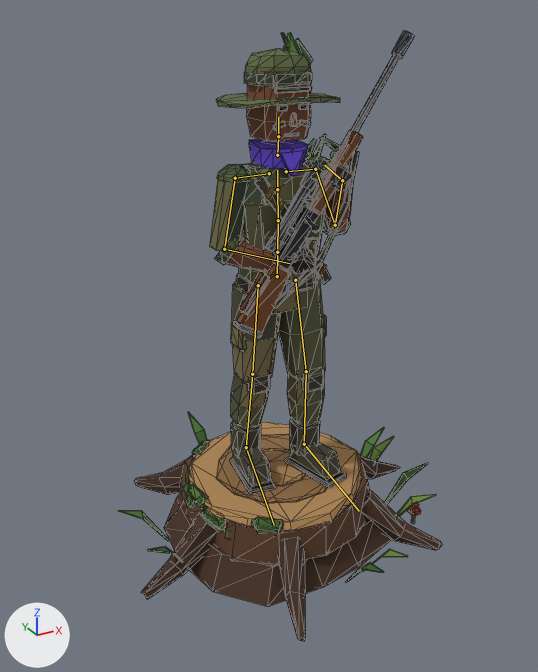
Before and after pictures for a commit that changed the glTF model web/public/models/sniper.glb.
The view is the same before and after, from a camera (50 mm lens) standing at (-1.51, -2.67, 2.05) and looking at (-0.05, -0.02, 0.72). Arrows for +X, +Y and +Z are at lower left; the lights stay in place. The first picture is the older version. The bones that change, and the others that lie on the model, are drawn over the model as lines. Mesh edges are drawn as thin lines.

Objects in the first picture: 'SniperBase', 'SniperBody'.
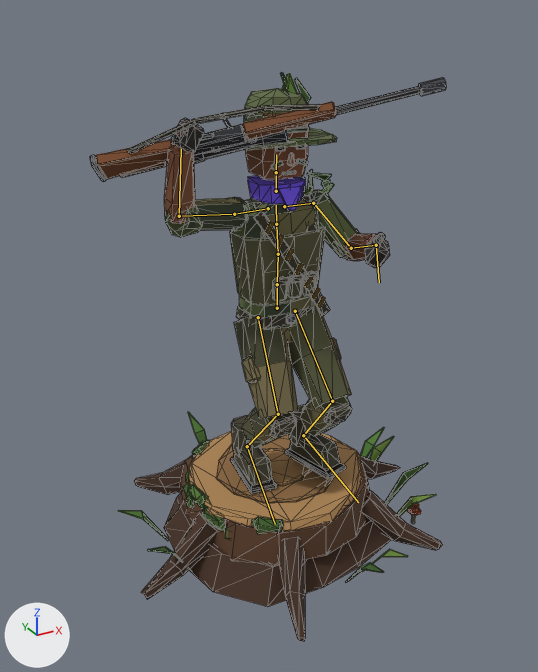
The newer file adds an action. The first version stands in its rest pose; the second is drawn at frame 40 of the action 'cheer'.

Scene script edits in JSON lines:
```json
{"block": "bone_hips", "where": "bone_hips = bpy.data.objects['Sniper'].pose.bones['Hips']"}
{"op": "set", "path": "bone_hips.location", "old": "(0.0, 0.0, 0.0)", "new": "(0.0, -0.148, 0.0)"}
{"block": "bone_spine1", "where": "bone_spine1 = bpy.data.objects['Sniper'].pose.bones['Spine1']  # child of 'Spine'"}
{"op": "set", "path": "bone_spine1.rotation_quaternion", "old": "(1.0, 0.0, 0.0, 0.0)", "new": "(1.0, -0.026, 0.0, 0.0)", "note": "degrees (0, 0, 0) -> degrees (-3, 0, 0)"}
{"block": "bone_head", "where": "bone_head = bpy.data.objects['Sniper'].pose.bones['Head']  # child of 'Neck'"}
{"op": "set", "path": "bone_head.rotation_quaternion", "old": "(1.0, 0.0, 0.0, 0.0)", "new": "(0.999, 0.045, 0.0, 0.0)", "note": "degrees (0, 0, 0) -> degrees (5, 0, 0)"}
{"block": "bone_arml", "where": "bone_arml = bpy.data.objects['Sniper'].pose.bones['ArmL']  # child of 'ShoulderL'"}
{"op": "set", "path": "bone_arml.rotation_quaternion", "old": "(1.0, 0.0, 0.0, 0.0)", "new": "(0.984, -0.081, 0.0, -0.156)", "note": "degrees (0, 0, 0) -> degrees (-9, -1, -18)"}
{"block": "bone_forearml", "where": "bone_forearml = bpy.data.objects['Sniper'].pose.bones['ForeArmL']  # child of 'ArmL'"}
{"op": "set", "path": "bone_forearml.rotation_quaternion", "old": "(1.0, 0.0, 0.0, 0.0)", "new": "(0.886, 0.426, 0.0, 0.182)", "note": "degrees (0, 0, 0) -> degrees (50, -9, 19)"}
{"block": "bone_armr", "where": "bone_armr = bpy.data.objects['Sniper'].pose.bones['ArmR']  # child of 'ShoulderR'"}
{"op": "set", "path": "bone_armr.rotation_quaternion", "old": "(1.0, 0.0, 0.0, 0.0)", "new": "(0.732, -0.06, 0.0, 0.679)", "note": "degrees (0, 0, 0) -> degrees (-5, 5, 86)"}
{"block": "bone_forearmr", "where": "bone_forearmr = bpy.data.objects['Sniper'].pose.bones['ForeArmR']  # child of 'ArmR'"}
{"op": "set", "path": "bone_forearmr.rotation_quaternion", "old": "(1.0, 0.0, 0.0, 0.0)", "new": "(-0.57, 0.416, 0.0, 0.708)", "note": "degrees (0, 0, 0) -> degrees (-36, -36, -90)"}
{"block": "bone_uplegl", "where": "bone_uplegl = bpy.data.objects['Sniper'].pose.bones['UpLegL']  # child of 'Hips'"}
{"op": "set", "path": "bone_uplegl.rotation_quaternion", "old": "(1.0, 0.0, 0.0, 0.0)", "new": "(0.959, -0.281, -0.018, -0.021)", "note": "degrees (0, 0, 0) -> degrees (-33, -3, -2)"}
{"block": "bone_legl", "where": "bone_legl = bpy.data.objects['Sniper'].pose.bones['LegL']  # child of 'UpLegL'"}
{"op": "set", "path": "bone_legl.rotation_quaternion", "old": "(1.0, 0.0, 0.0, 0.0)", "new": "(0.83, 0.557, 0.023, 0.021)", "note": "degrees (0, 0, 0) -> degrees (68, 1, 4)"}
{"block": "bone_footl", "where": "bone_footl = bpy.data.objects['Sniper'].pose.bones['FootL']  # child of 'LegL'"}
{"op": "set", "path": "bone_footl.rotation_quaternion", "old": "(1.0, 0.0, 0.0, 0.0)", "new": "(0.954, -0.211, -0.062, -0.205)", "note": "degrees (0, 0, 0) -> degrees (-23, -12, -22)"}
{"block": "bone_uplegr", "where": "bone_uplegr = bpy.data.objects['Sniper'].pose.bones['UpLegR']  # child of 'Hips'"}
{"op": "set", "path": "bone_uplegr.rotation_quaternion", "old": "(1.0, 0.0, 0.0, 0.0)", "new": "(-0.959, 0.282, -0.013, -0.012)", "note": "degrees (0, 0, 0) -> degrees (-33, 2, 1)"}
{"block": "bone_legr", "where": "bone_legr = bpy.data.objects['Sniper'].pose.bones['LegR']  # child of 'UpLegR'"}
{"op": "set", "path": "bone_legr.rotation_quaternion", "old": "(1.0, 0.0, 0.0, 0.0)", "new": "(0.83, 0.557, -0.02, -0.018)", "note": "degrees (0, 0, 0) -> degrees (68, -1, -3)"}
{"block": "bone_footr", "where": "bone_footr = bpy.data.objects['Sniper'].pose.bones['FootR']  # child of 'LegR'"}
{"op": "set", "path": "bone_footr.rotation_quaternion", "old": "(1.0, 0.0, 0.0, 0.0)", "new": "(0.954, -0.267, 0.035, 0.133)", "note": "degrees (0, 0, 0) -> degrees (-30, 8, 14)"}
```

Location of each change, (x1, y1, x2, y2) in pixels of the pictures (538 x 672 px):
```json
{"object": "SniperBody", "change": "posed", "before": [209, 30, 414, 494], "after": [90, 72, 446, 494], "on screen": "73% wider, 9% shorter"}
{"bone": "Hips", "before": "(277, 276) to (277, 255)", "after": "(277, 308) to (277, 288)"}
{"bone": "Spine1", "before": "(278, 220) to (277, 189)", "after": "(278, 254) to (276, 224)"}
{"bone": "Head", "before": "(278, 136) to (278, 117)", "after": "(276, 172) to (276, 154)"}
{"bone": "ArmL", "before": "(315, 169) to (335, 225)", "after": "(313, 203) to (351, 248)"}
{"bone": "ForeArmL", "before": "(335, 225) to (342, 180)", "after": "(351, 248) to (376, 245)"}
{"bone": "ArmR", "before": "(235, 178) to (224, 249)", "after": "(234, 214) to (179, 216)"}
{"bone": "ForeArmR", "before": "(224, 249) to (290, 263)", "after": "(179, 216) to (181, 149)"}
{"bone": "UpLegL", "before": "(295, 280) to (306, 371)", "after": "(295, 311) to (332, 401)"}
{"bone": "LegL", "before": "(306, 371) to (304, 444)", "after": "(332, 401) to (303, 435)"}
{"bone": "FootL", "before": "(304, 444) to (359, 511)", "after": "(303, 435) to (358, 502)"}
{"bone": "UpLegR", "before": "(258, 285) to (252, 374)", "after": "(258, 317) to (278, 414)"}
{"bone": "LegR", "before": "(252, 374) to (246, 447)", "after": "(278, 414) to (247, 446)"}
{"bone": "FootR", "before": "(246, 447) to (274, 525)", "after": "(247, 446) to (275, 524)"}
```
